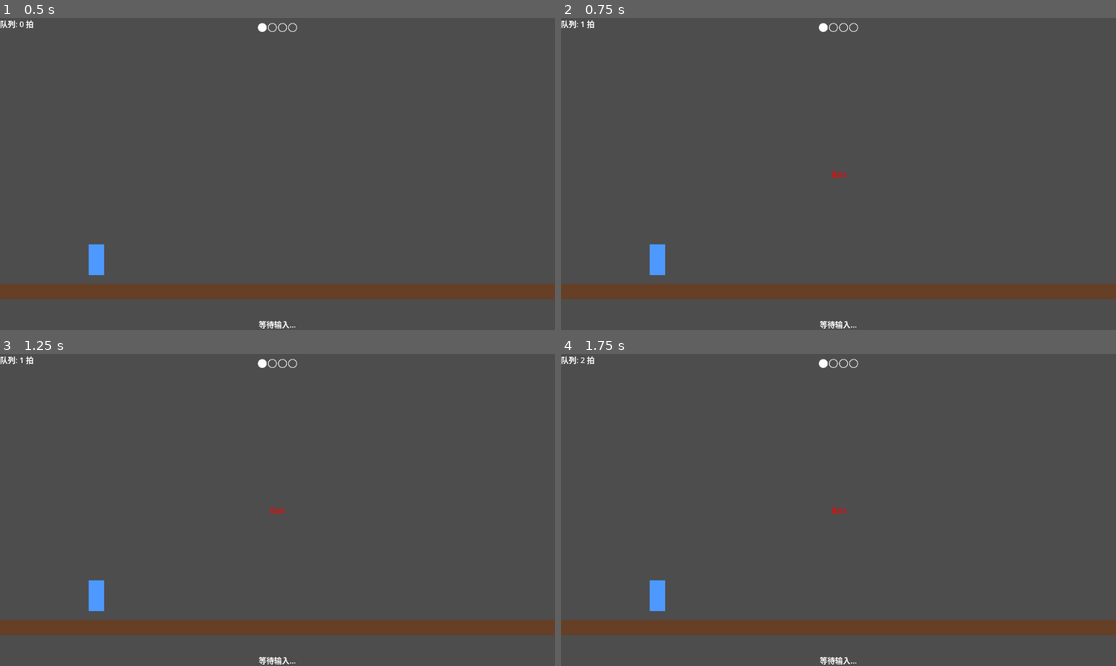
Above: before the commit, frames 1-4 (two rows, left to right).
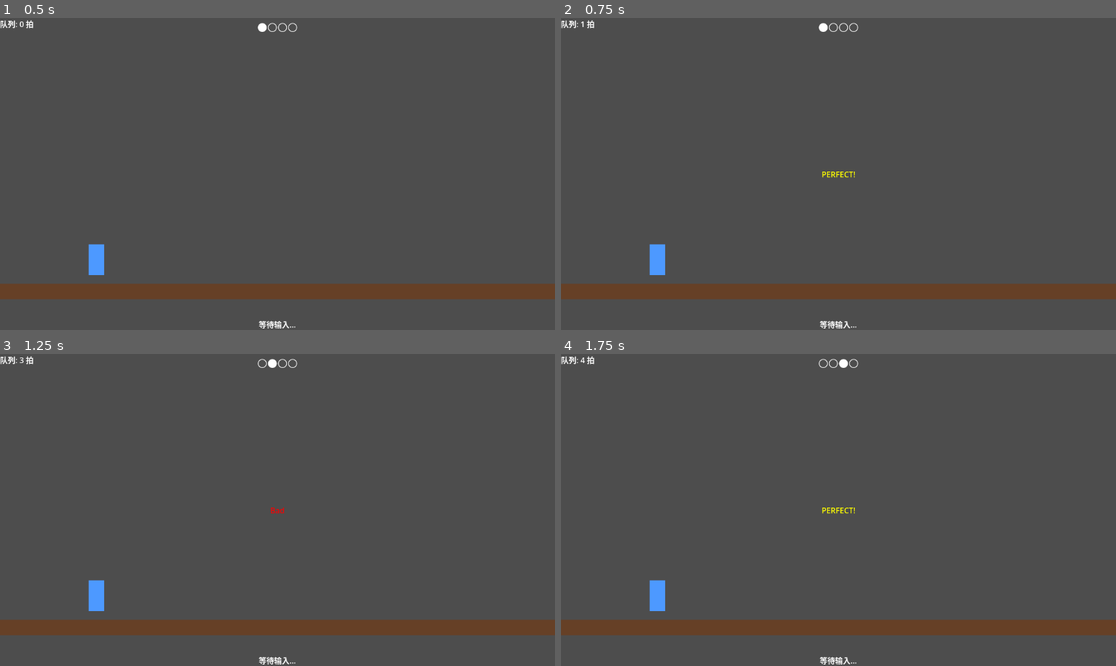
Above: after the commit, the same moments.

Repository: fei-na/RhythmCommanderTest
Game: Godot game, scene res://main.tscn
Same seed, same stepped clock (60 frames per second), same inputs: the game is played once before the commit and once after it.
Inputs:
- Up to frame 1 (0.5 s): no input
- Up to frame 2 (0.75 s): tap Enter at 0.5 s; hold D from 0.53 s (still down)
- Up to frame 3 (1.25 s): keep holding D; tap W at 0.77 s
- Up to frame 4 (1.75 s): keep holding D; tap W at 1.52 s

Frame 1 is identical in both runs. In frame 2, less than 0.1% of the frame differs, in the area x 47-53%, y 49-52%; in frame 3, less than 0.1%; in frame 4, 0.2%, in the area x 3-53%, y 1-52%.

Commit message:
长按适配第一版

Diff:
--- a/main.tscn
+++ b/main.tscn
@@ -22,7 +22,6 @@
 
 [node name="RhythmDetector" type="Node" parent="." unique_id=915201974 groups=["rhythm_detector"]]
 script = ExtResource("2_lquwl")
-bpm = 60
 metadata/_custom_type_script = "uid://b2gnni10jpx6w"
 
 [node name="CommandRecognizer" type="Node" parent="." unique_id=848891970 groups=["command_recognizer"]]
--- a/resources/character/CharacterCommand.gd
+++ b/resources/character/CharacterCommand.gd
@@ -150,9 +150,8 @@
 			beats += 1
 			j += 1
 
-		# 添加 beats 个重复的 key（长按用重复按键表示）
-		for _k in range(beats):
-			parsed_input_keys.append(key)
+		# 长按时只添加1个元素，parsed_beats_per_key 记录总拍数
+		parsed_input_keys.append(key)
 		parsed_beats_per_key.append(beats)
 
 		if beats > 1:
@@ -182,10 +181,10 @@
 ## 字符转 DrumType
 func _char_to_drum_type(char: String) -> int:
 	match char.to_upper():
-		"W": return 0  # UP
-		"A": return 1  # LEFT
-		"S": return 2  # DOWN
-		"D": return 3  # RIGHT
+		"W": return 0  # UP (RhythmDetector.DrumType.UP)
+		"A": return 2  # LEFT (RhythmDetector.DrumType.LEFT)
+		"S": return 1  # DOWN (RhythmDetector.DrumType.DOWN)
+		"D": return 3  # RIGHT (RhythmDetector.DrumType.RIGHT)
 		_: return -1
 
 ## 获取总拍数
--- a/resources/character/CharacterResource.gd
+++ b/resources/character/CharacterResource.gd
@@ -88,7 +88,13 @@
 		var current = sub_type_counts.get(sub_type, 0)
 		var new_val = current + amount
 		if not can_overflow:
-			new_val = clampi(new_val, min_amount, max_total)
+			# 先计算添加后的总资源数
+			var total_after = old + amount
+			# 如果超出上限，只添加能添加的部分
+			if total_after > max_total:
+				new_val = current + (max_total - old)
+				if new_val < min_amount:
+					new_val = min_amount
 		sub_type_counts[sub_type] = new_val
 	return get_total() - old
 
--- a/scripts/player/Player.gd
+++ b/scripts/player/Player.gd
@@ -138,6 +138,11 @@
 		cycle_manager.beat_in_phase.connect(_on_beat_in_phase)
 		cycle_manager.long_press_input.connect(_on_long_press_input)
 		cycle_manager.skill_triggered.connect(_on_skill_triggered)
+
+	# 监听命令识别信号以应用资源获得
+	var command_recognizer = get_tree().get_first_node_in_group("command_recognizer")
+	if command_recognizer:
+		command_recognizer.command_recognized.connect(_on_command_recognized)
 
 func _on_idle_phase_started() -> void:
 	# 重置翻滚状态
@@ -699,7 +704,7 @@
 			var char_resource = character_data.get_resource(resource_id)
 			if char_resource:
 				char_resource.remove(cost)
-				print("💸 消耗资源 %s -%d (剩余: %d/%d)" % [resource_id, cost, char_resource.current, char_resource.max_amount])
+				print("💸 消耗资源 %s -%d (剩余: %d/%d)" % [resource_id, cost, char_resource.get_total(), char_resource.max_total])
 
 	# 根据 input_string 判断命令类型并执行
 	var input_str = command.input_string if command else ""
@@ -747,8 +752,9 @@
 			print("❓ 未知命令: %s" % input_str)
 
 func _on_command_recognized(command: CharacterCommand, sequence: Array, time_since_beat: float) -> void:
-	# 新信号返回 CharacterCommand
-	_on_command_from_resource(command)
+	# 注意：execute_command已由RhythmCycleManager调用
+	# 这里只处理资源获得
+	_apply_resource_gain(command)
 
 ## 从 CharacterCommand 资源识别到命令
 func _on_command_from_resource(command: CharacterCommand) -> void:
@@ -776,7 +782,7 @@
 	for resource_id in command.resource_cost:
 		var cost = command.resource_cost[resource_id]
 		var char_resource = character_data.get_resource(resource_id)
-		if char_resource and char_resource.current < cost:
+		if char_resource and char_resource.get_total() < cost:
 			return false
 	return true
 
--- a/scripts/rhythm/CommandRecognizer.gd
+++ b/scripts/rhythm/CommandRecognizer.gd
@@ -22,6 +22,7 @@
 	var name: String
 	var type: CommandType  # 兼容用
 	var sequence: Array  # Array of DrumType
+	var beats_per_key: Array[int]  # 每按键持续拍数 [1,1,1,1] vs [4] 区分 AAAA 和 A~~~
 	var cooldown: float = 0.0
 	var can_use_in_window: bool = false
 	var source_command: CharacterCommand = null  # 关联的资源
@@ -29,7 +30,8 @@
 # 存储 CharacterCommand 资源的列表
 var command_resources: Array[CharacterCommand] = []
 
-var input_queue: Array = []  # 当前输入队列
+var input_queue: Array = []  # 当前输入队列 (存储 {drum: DrumType, beats: int})
+var last_add_times: Dictionary = {}  # {drum: last_add_time} 每个鼓点的最后添加时间
 var max_queue_length: int = 8
 var command_timeout: float = 2.0  # 命令超时时间(秒)
 var last_input_time: float = 0.0
@@ -57,6 +59,7 @@
 		cmd_def.name = cmd_res.command_name if cmd_res.command_name != "" else cmd_res.input_string
 		cmd_def.type = CommandType.NONE  # 不再使用
 		cmd_def.sequence = cmd_res.parsed_input_keys.duplicate()
+		cmd_def.beats_per_key = cmd_res.parsed_beats_per_key.duplicate()  # 保存节拍持续信息
 		cmd_def.source_command = cmd_res
 
 		# 添加到注册列表
@@ -86,14 +89,42 @@
 			clear_queue()
 
 ## 添加鼓点到队列
-func add_drum(drum: RhythmDetector.DrumType) -> void:
-	last_input_time = Time.get_ticks_msec() / 1000.0
+## beats: 该按键持续的拍数（用于区分 AAAA 和 A~~~）
+## current_time: 调用时的时间戳
+func add_drum(drum: RhythmDetector.DrumType, beats: int = 1, current_time: float = -1.0) -> void:
+	if current_time < 0:
+		current_time = Time.get_ticks_msec() / 1000.0
+
+	last_input_time = current_time
 
 	# 如果队列已满，移除最旧的输入
 	if input_queue.size() >= max_queue_length:
 		input_queue.pop_front()
 
-	input_queue.append(drum)
+	# 检查是否是同一鼓点的累加（长按）
+	# 条件：队列末尾是同一个鼓点、beats 在增加（说明是 _on_beat 在累加）
+	var should_update = false
+	if input_queue.size() > 0:
+		var last_item = input_queue[input_queue.size() - 1]
+		if last_item is Dictionary and last_item["drum"] == drum:
+			var last_beats = last_item["beats"]
+			# 如果 beats > last_beats，说明是累加（长按），更新而不是添加
+			if beats > last_beats:
+				should_update = true
+
+	if should_update:
+		# 长按累加：更新最后一个元素的 beats
+		var last_idx = input_queue.size() - 1
+		input_queue[last_idx]["beats"] = beats
+		print("🔍 add_drum(累加): drum=%d, beats=%d, queue=%s" % [drum, beats, input_queue])
+	else:
+		# 短按：添加新元素
+		input_queue.append({ "drum": drum, "beats": beats })
+		print("🔍 add_drum(新元素): drum=%d, beats=%d, queue=%s" % [drum, beats, input_queue])
+
+	# 更新时间戳
+	last_add_times[drum] = current_time
+
 	queue_updated.emit(drum)
 
 	# 空档期不识别命令（只允许翻滚等特殊操作）
@@ -103,6 +134,16 @@
 
 	# 尝试识别命令
 	_try_recognize_command()
+
+## 更新队列中最后一个指定鼓点的持续拍数（释放时调用）
+func update_last_drum_beats(drum: RhythmDetector.DrumType, beats: int) -> void:
+	# 从后往前找最后一个匹配的鼓点
+	for i in range(input_queue.size() - 1, -1, -1):
+		var item = input_queue[i]
+		if item is Dictionary and item["drum"] == drum:
+			input_queue[i]["beats"] = beats
+			print("🔍 update_last_drum_beats: drum=%d, beats=%d, queue=%s" % [drum, beats, input_queue])
+			return
 
 ## 判断当前是否在空档期
 func _is_in_idle_phase() -> bool:
@@ -113,19 +154,26 @@
 ## 清空队列
 func clear_queue() -> void:
 	input_queue.clear()
+	last_add_times.clear()
 	queue_updated.emit(RhythmDetector.DrumType.RIGHT)  # 发送虚拟事件更新UI
 
 ## 尝试识别命令
 func _try_recognize_command() -> void:
 	# 使用 active_commands
 	for command in active_commands:
-		if _is_sequence_match(input_queue, command.sequence):
+		if _is_sequence_match(input_queue, command.sequence, command.beats_per_key):
 			# 获取最近一次输入的time_since_beat（用于判断早晚按）
 			var time_since_beat: float = 0.0
 			var rhythm_detector = get_tree().get_first_node_in_group("rhythm_detector")
 			if rhythm_detector and rhythm_detector.has_method("get_last_input_time_since_beat"):
 				time_since_beat = rhythm_detector.get_last_input_time_since_beat()
 
+			# 调试：打印source_command的input_string
+			var src_input_str = "N/A"
+			if command.source_command:
+				src_input_str = command.source_command.input_string
+			print("🔍 匹配成功: name=%s, source_command.input_string=%s, command.sequence=%s, input_queue=%s" % [command.name, src_input_str, command.sequence, input_queue])
+
 			# 找到匹配，触发命令 - 直接返回 CharacterCommand
 			command_recognized.emit(command.source_command, command.sequence, time_since_beat)
 			print("✅ 命令识别: %s - %s (time_since_beat=%.2fs)" % [command.name, _sequence_to_string(command.sequence), time_since_beat])
@@ -141,13 +189,33 @@
 func get_queue_size() -> int:
 	return input_queue.size()
 
-func _is_sequence_match(input: Array, pattern: Array) -> bool:
-	# 必须完整匹配（长度相等），避免 D~~~ 被误认为 D
+func _is_sequence_match(input: Array, pattern: Array, beats_per_key: Array[int]) -> bool:
+	# 长按命令匹配：pattern 只有1个元素，且队列也必须只有1个元素
+	# 例如 A~~~: pattern=[A], beats_per_key=[4], queue=[{A,4}] (1个元素)
+	# 如果队列有多个元素，说明是多次短按，不是长按
+	if pattern.size() == 1:
+		# 长按命令必须队列只有1个元素
+		if input.size() != 1:
+			return false
+		var expected_drum = pattern[0]
+		var expected_beats = beats_per_key[0]
+		var item = input[0]
+		var drum = item["drum"] if item is Dictionary else item
+		var beats = item["beats"] if item is Dictionary else 1
+		return drum == expected_drum and beats == expected_beats
+
+	# 普通匹配：必须长度相等
 	if input.size() != pattern.size():
 		return false
 
 	for i in range(pattern.size()):
-		if input[i] != pattern[i]:
+		# 检查按键类型
+		var input_drum = input[i]["drum"] if input[i] is Dictionary else input[i]
+		if input_drum != pattern[i]:
+			return false
+		# 检查每按键持续拍数
+		var input_beats = input[i]["beats"] if input[i] is Dictionary else 1
+		if input_beats != beats_per_key[i]:
 			return false
 
 	return true
--- a/scripts/rhythm/InputManager.gd
+++ b/scripts/rhythm/InputManager.gd
@@ -28,13 +28,17 @@
 
 # 长按检测
 var pressed_keys: Dictionary = {}  # {keycode: press_time}
+var held_keys_beat_count: Dictionary = {}  # {keycode: current_beats_held}
+var beat_interval: float = 0.5  # 节拍间隔（秒）
 
 func _ready() -> void:
 	print("⌨️ 输入管理器已就绪 - 使用 W/A/S/D 或 方向键")
-	# 添加到组
 	add_to_group("input_manager")
-	# 获取节奏循环管理器
 	cycle_manager = get_tree().get_first_node_in_group("rhythm_cycle_manager")
+	var rd = get_tree().get_first_node_in_group("rhythm_detector")
+	if rd:
+		rd.beat_triggered.connect(_on_beat)
+		beat_interval = rd.beat_interval
 
 func _unhandled_input(event: InputEvent) -> void:
 	if event is InputEventKey:
@@ -42,47 +46,86 @@
 			var drum: RhythmDetector.DrumType = key_to_drum[event.keycode]
 
 			if event.pressed:
-				# 按下：记录时间
-				pressed_keys[event.keycode] = Time.get_ticks_msec() / 1000.0
-				key_pressed.emit(drum, pressed_keys[event.keycode])
-				_handle_drum_input(drum)
+				# 如果该键已经在 held_keys_beat_count 中（长按中），跳过
+				if held_keys_beat_count.has(event.keycode):
+					print("🔒 跳过重复按下（长按中）: %s" % [_get_drum_str(drum)])
+					return
+				# 按下：记录时间，初始化持续拍数为1
+				var current_time = Time.get_ticks_msec() / 1000.0
+				pressed_keys[event.keycode] = current_time
+				held_keys_beat_count[event.keycode] = 1
+				key_pressed.emit(drum, current_time)
+				_handle_drum_input(drum, current_time)
 			else:
-				# 释放：检测长按
+				# 释放
 				if pressed_keys.has(event.keycode):
 					var press_time = pressed_keys[event.keycode]
 					var release_time = Time.get_ticks_msec() / 1000.0
 					var duration = release_time - press_time
 					pressed_keys.erase(event.keycode)
+					held_keys_beat_count.erase(event.keycode)
+
+					# 判断是单击还是长按：
+					# 条件1: duration <= beat_interval（按下和抬在同一拍内）
+					# 条件2: duration < 0.2s（按下和抬在0.2秒内）
+					var is_short_press = duration <= beat_interval or duration < 0.3
+
+					# 释放时更新队列中最后一个该鼓点的 beats
+					if command_recognizer:
+						if is_short_press:
+							# 单击：更新为 beats=1
+							command_recognizer.update_last_drum_beats(drum, 1)
+							print("🔓 释放按键(单击): %s, 时长: %.2fs" % [_get_drum_str(drum), duration])
+						else:
+							# 长按：更新为实际按住跨过的拍数
+							var beats_held = ceili(duration / beat_interval)
+							beats_held = clamp(beats_held, 1, 8)
+							command_recognizer.update_last_drum_beats(drum, beats_held)
+							print("🔓 释放按键(长按): %s, 时长: %.2fs, %d 拍" % [_get_drum_str(drum), duration, beats_held])
 					key_released.emit(drum, duration)
-					print("🔓 释放按键: %s, 时长: %.2fs" % [_get_drum_str(drum), duration])
 
 func _get_drum_from_key(keycode: int) -> RhythmDetector.DrumType:
 	if key_to_drum.has(keycode):
 		return key_to_drum[keycode]
-	return RhythmDetector.DrumType.UP  # 默认返回 UP，实际上不会被使用
+	return RhythmDetector.DrumType.UP
 
-func _handle_drum_input(drum: RhythmDetector.DrumType) -> void:
-	# 检查是否在Miss冷却期
+func _handle_drum_input(drum: RhythmDetector.DrumType, press_time: float) -> void:
 	if cycle_manager and not cycle_manager.is_input_allowed():
 		print("🚫 输入被拦截（冷却期）")
 		return
 
-	# 发送输入信号
 	drum_input.emit(drum)
 
-	# 发送到节奏检测器进行判定
 	if rhythm_detector:
 		rhythm_detector.input_drum(drum)
 
-	# 发送到命令识别器
 	if command_recognizer:
-		command_recognizer.add_drum(drum)
+		command_recognizer.add_drum(drum, 1, press_time)
 
-	# 显示输入反馈
-	_print_drum_input(drum)
+	print("👆 按下: %s" % [_get_drum_str(drum)])
 
-func _print_drum_input(drum: RhythmDetector.DrumType) -> void:
-	print("👆 按下: %s" % _get_drum_str(drum))
+## 节拍到来时（长按时累加到队列）
+func _on_beat(beat: int) -> void:
+	# 只处理在 held_keys_beat_count 中的键（表示还在按住的）
+	for keycode in held_keys_beat_count.keys():
+		var drum = _get_drum_from_key(keycode)
+		var beats = held_keys_beat_count[keycode]
+
+		# 增加持续拍数
+		beats += 1
+		held_keys_beat_count[keycode] = beats
+
+		# 只有 beats > 1 时才添加到队列进行累加（即真正的长按）
+		# beats == 1 表示这可能是单击，不添加
+		if beats > 1 and command_recognizer:
+			command_recognizer.add_drum(drum, beats)
+			print("🔍 节拍 %d: %s 长按持续，已持续 %d 拍" % [beat, _get_drum_str(drum), beats])
+		else:
+			print("🔍 节拍 %d: %s 跳过累加（beats=%d）" % [beat, _get_drum_str(drum), beats])
+
+## 检查指定按键是否仍在被按住
+func _is_key_held(keycode: int) -> bool:
+	return Input.is_key_pressed(keycode)
 
 func _get_drum_str(drum: RhythmDetector.DrumType) -> String:
 	if drum == RhythmDetector.DrumType.UP:
